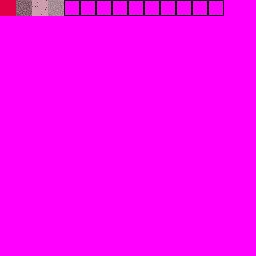
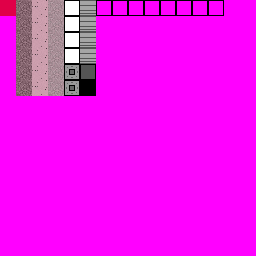
Layered file, before and after one edit (256x256). Changes by layer:
painted on "label" over [16,0,96,96]
